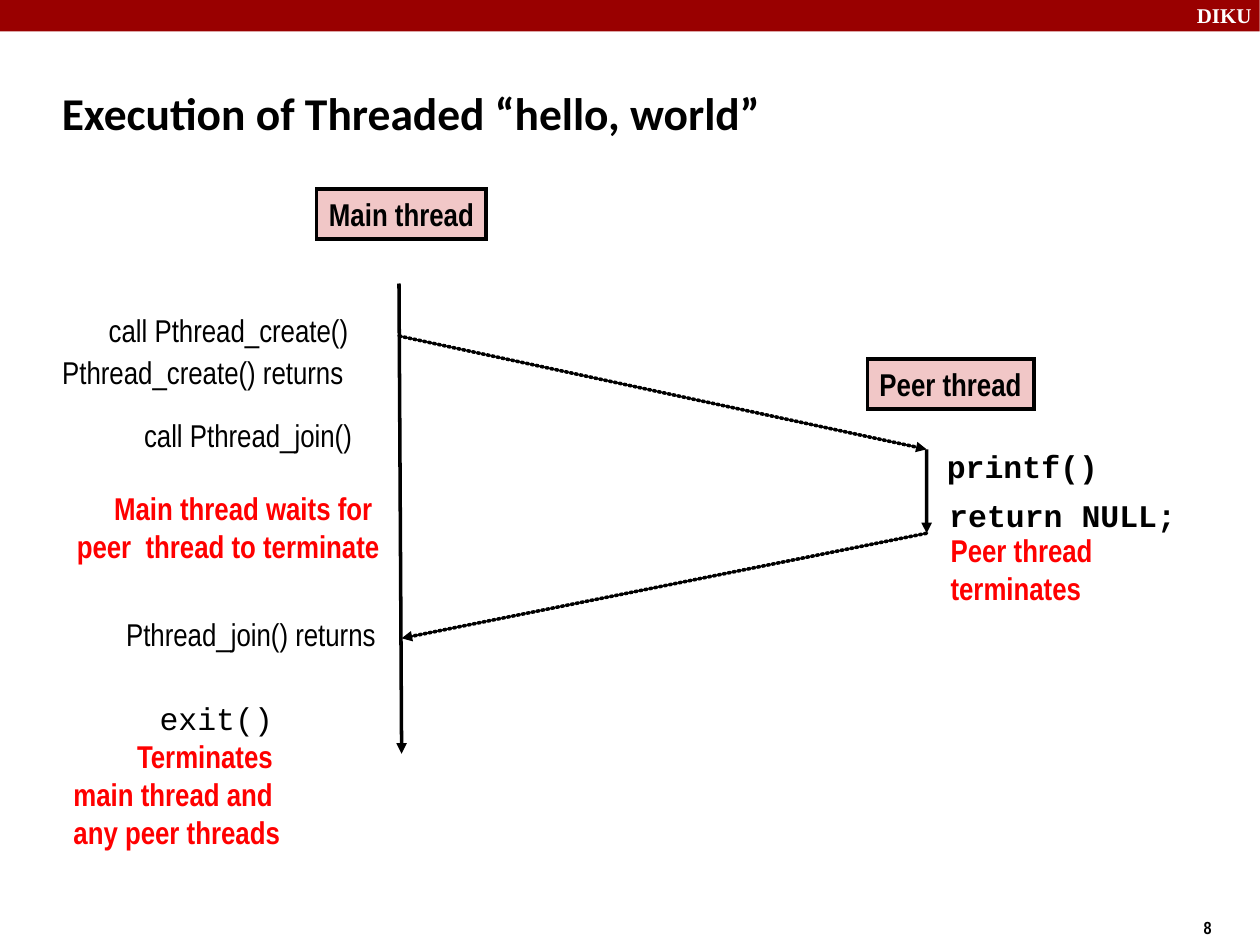
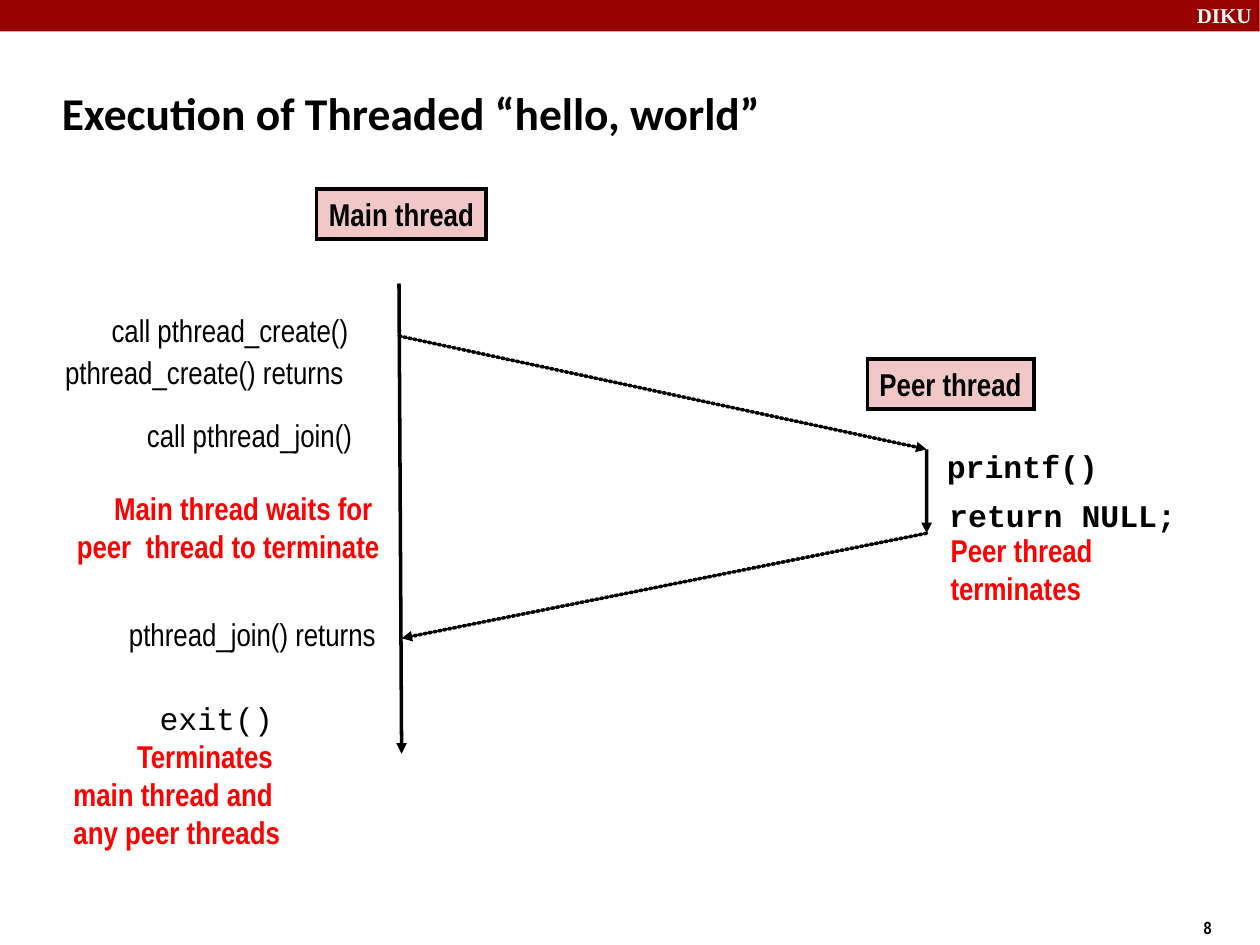
Before and after one commit to diku-dk/hpps-e2023-pub, a slide deck: slide 8 of material/6-l-2/concurrent programming II.odp. Drawn at 1260x945 pixels with LibreOffice and Linux fonts; fonts in the diff are those of the drawing. Boxes give left, top, right and bottom in pixels: in the first picture for what was removed or moved away, otherwise in the second. Text is boxed around its words. In the diff, an @@ line names an element or a change of style, - is before the commit and + after.

```diff
--- a/material/6-l-2/concurrent programming II.odp
+++ b/material/6-l-2/concurrent programming II.odp
@@ text at (x1=112, y1=319, x2=348, y2=348): text changed @@
-call Pthread_create()
+call pthread_create()
@@ text at (x1=65, y1=361, x2=343, y2=390): text changed @@
-Pthread_create() returns
+pthread_create() returns
@@ text at (x1=147, y1=424, x2=352, y2=453): text changed @@
-call Pthread_join()
+call pthread_join()
@@ text at (x1=129, y1=623, x2=375, y2=653): text changed @@
-Pthread_join() returns
+pthread_join() returns
```
Also in this commit, not shown: 9 other slides changed, 10 other files.
